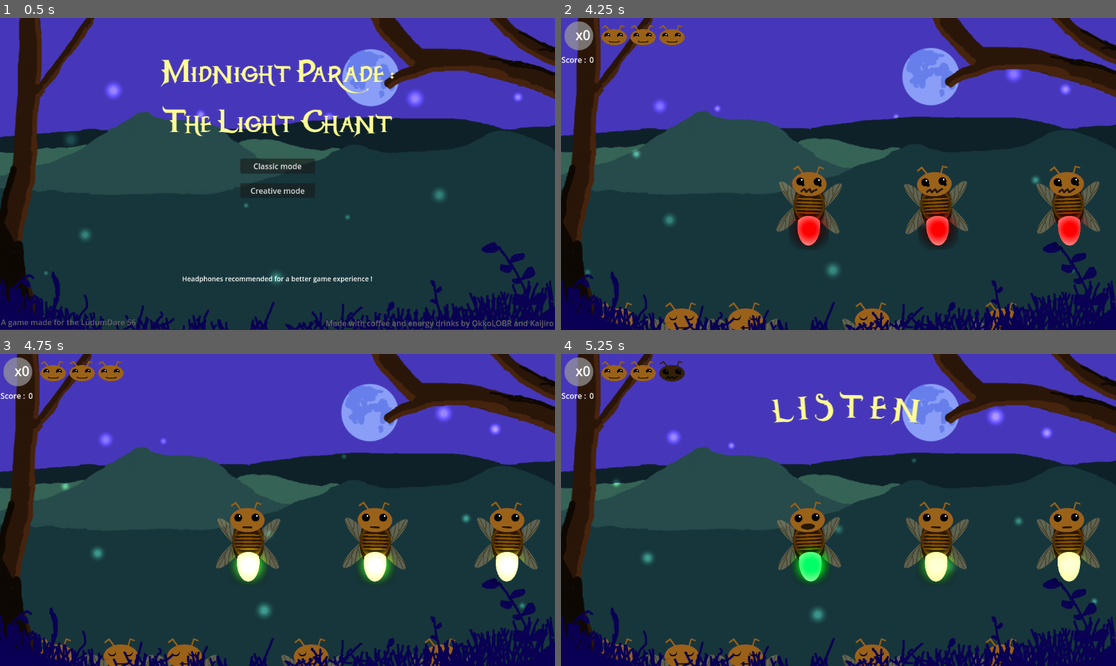
Above: before the commit, frames 1-4 (two rows, left to right).
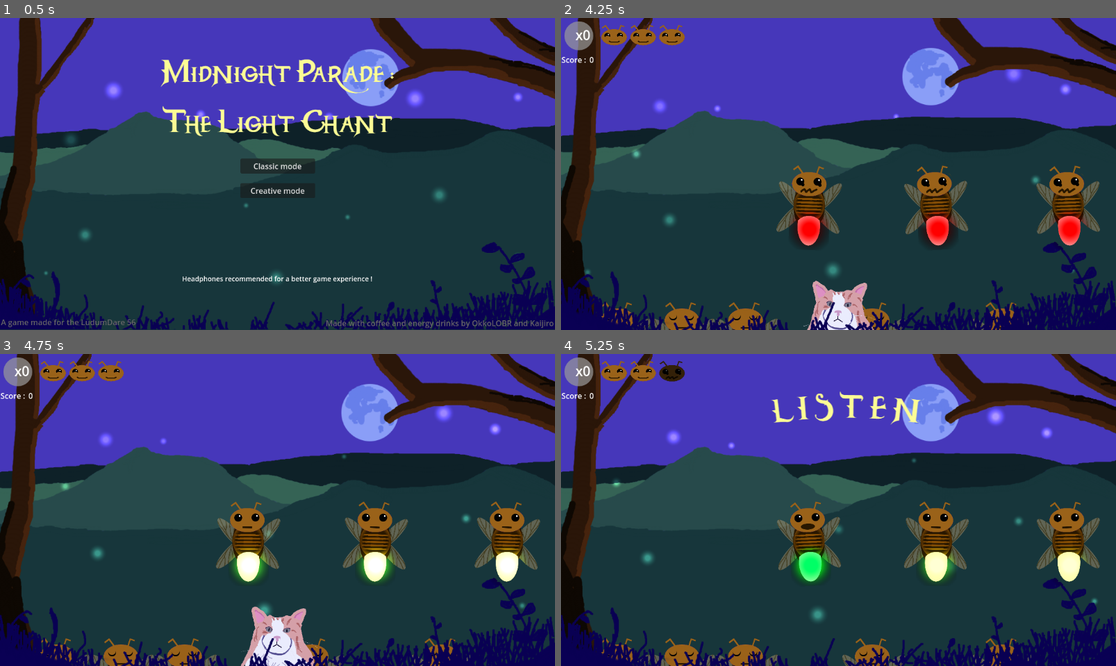
Above: after the commit, the same moments.

Repository: Kaijiro/ld56
Game: Godot game, scene res://scenes/menu.tscn
Same seed, same stepped clock (60 frames per second), same inputs: the game is played once before the commit and once after it. Sound files missing from this copy of the repository are replaced by a short silence.
Inputs (mouse positions are in pixels of both pictures, inside the frame that each line leads up to):
- Up to frame 1 (0.5 s): no input
- Up to frame 2 (4.25 s): click "Classic mode" at 0.5 s; move the mouse to (810, 208) at 1.27 s; click (810, 208) at 1.35 s; move the mouse to (938, 208) at 2.02 s; click (938, 208) at 2.1 s; move the mouse to (1066, 208) at 2.77 s; click (1066, 208) at 2.85 s; move the mouse to (810, 236) at 3.52 s; click (810, 236) at 3.6 s
- Up to frame 3 (4.75 s): move the mouse to (444, 556) at 4.27 s; click (444, 556) at 4.35 s
- Up to frame 4 (5.25 s): move the mouse to (672, 463) at 5.02 s; click (672, 463) at 5.1 s

Frame 1 is identical in both runs. In frame 2, 1.2% of the frame differs, in the area x 43-57%, y 84-100%; in frame 3, 1.6%, in the area x 43-58%, y 80-100%; in frame 4, nothing differs.

Commit message:
Bouncing Lokat

Diff:
--- a/scenes/ld_56.tscn
+++ b/scenes/ld_56.tscn
@@ -127,9 +127,8 @@
 
 [node name="LdLogo" type="Sprite2D" parent="."]
 z_index = 1
-position = Vector2(1205, 541)
-rotation = -0.225147
-scale = Vector2(0.2, 0.2)
+position = Vector2(576, 728)
+scale = Vector2(0.3, 0.3)
 texture = ExtResource("12_dpers")
 
 [node name="Foreground" type="Sprite2D" parent="."]
--- a/scripts/sequencer.gd
+++ b/scripts/sequencer.gd
@@ -78,14 +78,10 @@
 func play_sequence() -> void:
     self.ui_listen.visible = true
 
-    if self.current_difficulty > 3:
-        if randi_range(0,100) > 59:
-            get_tree().create_tween().tween_property(self.ld_logo,"position",Vector2(1128,self.ld_logo.position.y),0.25)
-
     for node in self.sequence:
         await node.sing()
         await get_tree().create_timer(.3).timeout
-    get_tree().create_tween().tween_property(self.ld_logo,"position",Vector2(1205,540),0.25)
+
     self.ui_listen.visible = false
 
 func sequence_success() -> void:
@@ -110,10 +106,15 @@
     self.current_bonus_value = 0
     self.is_perfect = false
     self.ui_player_turn.visible = false
+    var tweener = get_tree().create_tween()
+    tweener.set_ease(Tween.EASE_OUT)
+    tweener.tween_property(self.ld_logo,"position",Vector2(self.ld_logo.position.x,610),0.8).set_trans(Tween.TRANS_SPRING)
+    tweener.tween_property(self.ld_logo,"position",Vector2(self.ld_logo.position.x,750),0.4)
     await get_tree().create_timer(1).timeout
     self.count_error += 1
     self.point = max(self.point - 1, 1);
     GameSignals.emit_signal("LifeLost",  self.max_error - self.count_error)
+
     if self.count_error < self.max_error:
         self.is_lasttry_error = true
         self.sequence_index = 0
Not shown: 1 places in scenes/ld_56.tscn that only renumber resources
